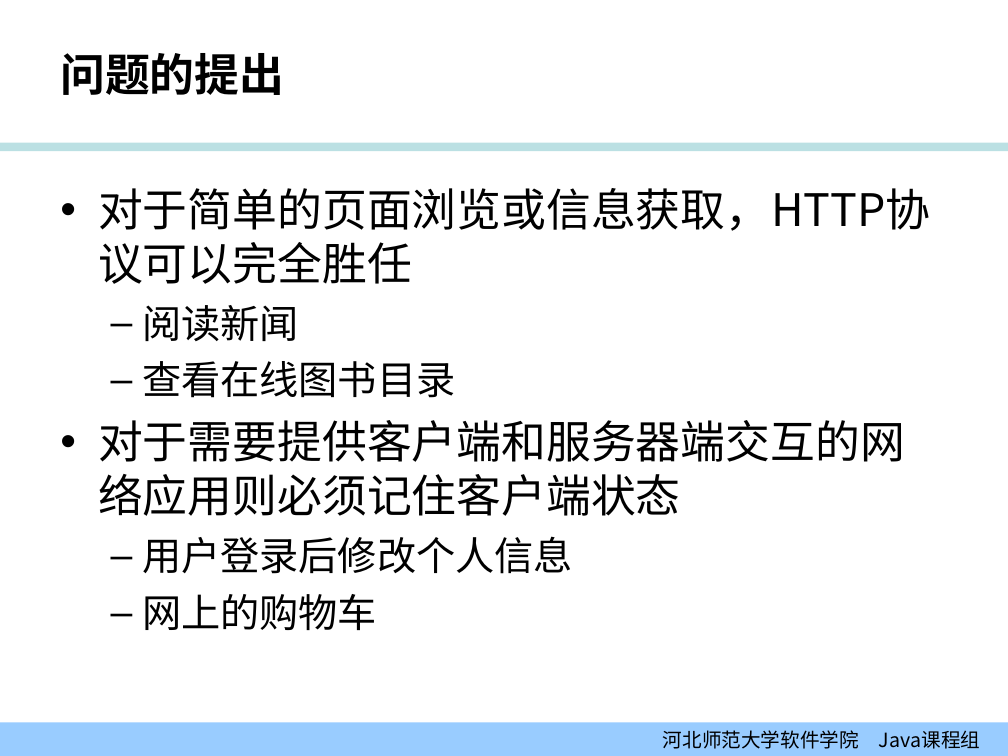
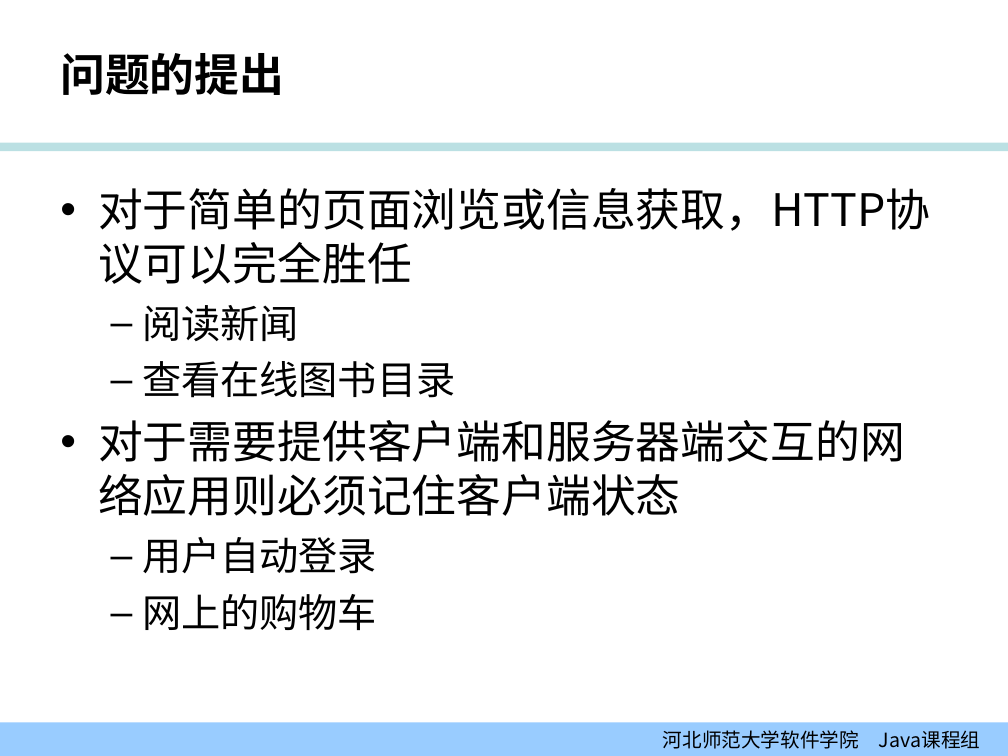
Before and after one commit to edu2act/course-JavaEE, a slide deck: slide 6 of 课程PPT/02-01_会话.ppt. Drawn at 1008x756 pixels with LibreOffice and Linux fonts; fonts in the diff are those of the drawing; background and template pictures are left out. Boxes give left, top, right and bottom in pixels: in the first picture for what was removed or moved away, otherwise in the second. Text is boxed around its words. In the diff, an @@ line names an element or a change of style, - is before the commit and + after.

```diff
--- a/课程PPT/02-01_会话.ppt
+++ b/课程PPT/02-01_会话.ppt
@@ text at (142, 537, 377, 574): text changed @@
-  – 用户登录后修改个人信息
+  – 用户自动登录
```
Also in this commit, not shown: 13 other slides changed, 5 slides added, 6 other files.
